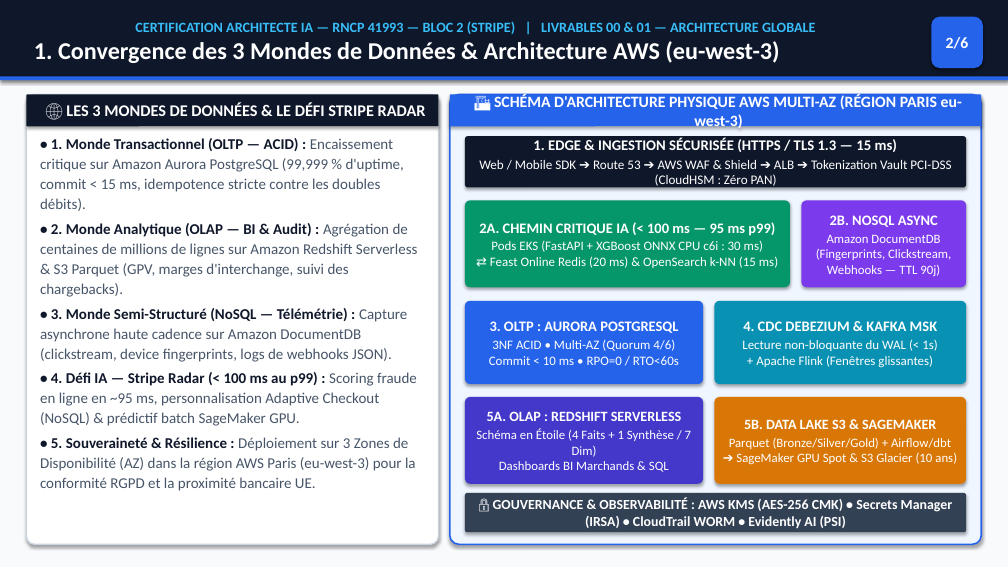
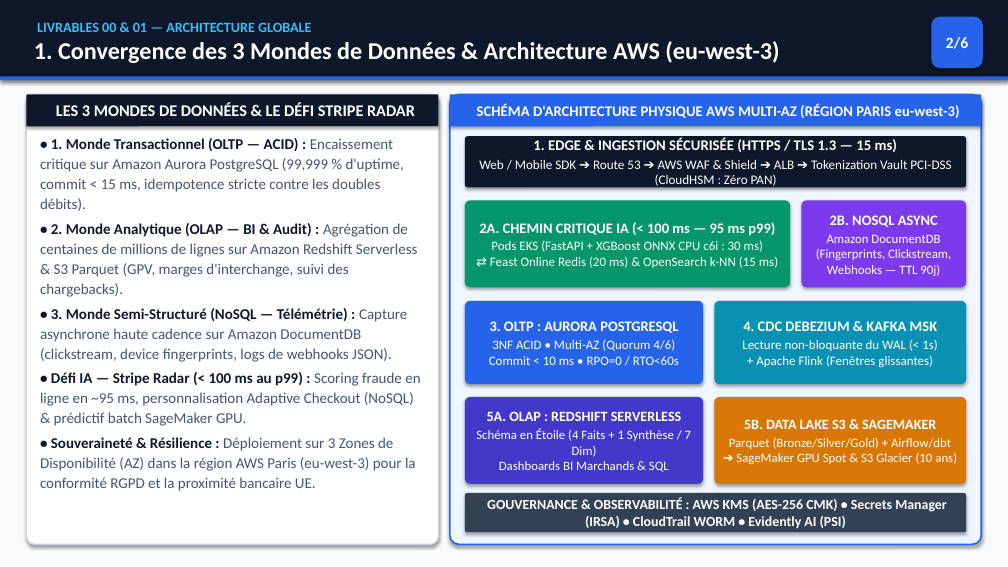
Before and after one commit to Elkristobal59/CERTIFICATION_AIA, a slide deck: slide 2 of 02_BLOC_2_ARCHITECTURE_STRIPE/LIVRABLES/PRESENTATION_STRIPE_BLOC2.pptx. Drawn at 1008x567 pixels with LibreOffice and Linux fonts; fonts in the diff are those of the drawing. Boxes give left, top, right and bottom in pixels: in the first picture for what was removed or moved away, otherwise in the second. Text is boxed around its words. In the diff, an @@ line names an element or a change of style, - is before the commit and + after.

```diff
--- a/02_BLOC_2_ARCHITECTURE_STRIPE/LIVRABLES/PRESENTATION_STRIPE_BLOC2.pptx
+++ b/02_BLOC_2_ARCHITECTURE_STRIPE/LIVRABLES/PRESENTATION_STRIPE_BLOC2.pptx
@@ text in rectangle at [37, 22, 311, 32]: text changed @@
-CERTIFICATION ARCHITECTE IA — RNCP 41993 — BLOC 2 (STRIPE) | LIVRABLES 00 & 01 — ARCHITECTURE GLOBALE
+LIVRABLES 00 & 01 — ARCHITECTURE GLOBALE
@@ text in rounded rectangle at [56, 103, 415, 116]: text changed @@
-🌐 LES 3 MONDES DE DONNÉES & LE DÉFI STRIPE RADAR
+LES 3 MONDES DE DONNÉES & LE DÉFI STRIPE RADAR
@@ text in rounded rectangle at [477, 103, 960, 118]: text changed; size 15 to 14 pt @@
-🏗️ SCHÉMA D'ARCHITECTURE PHYSIQUE AWS MULTI-AZ (RÉGION PARIS eu-west-3)
+SCHÉMA D'ARCHITECTURE PHYSIQUE AWS MULTI-AZ (RÉGION PARIS eu-west-3)
@@ text at [40, 372, 420, 491]: text changed @@
-• 4. Défi IA — Stripe Radar (< 100 ms au p99) : Scoring fraude en ligne en ~95 ms, personnalisation Adaptive Checkout (NoSQL) & prédictif batch SageMaker GPU.
-• 5. Souveraineté & Résilience : Déploiement sur 3 Zones de Disponibilité (AZ) dans la région AWS Paris (eu-west-3) pour la conformité RGPD et la proximité bancaire UE.
+• Défi IA — Stripe Radar (< 100 ms au p99) : Scoring fraude en ligne en ~95 ms, personnalisation Adaptive Checkout (NoSQL) & prédictif batch SageMaker GPU.
+• Souveraineté & Résilience : Déploiement sur 3 Zones de Disponibilité (AZ) dans la région AWS Paris (eu-west-3) pour la conformité RGPD et la proximité bancaire UE.
@@ text in rounded rectangle at [487, 498, 947, 528]: text changed @@
-🔒 GOUVERNANCE & OBSERVABILITÉ : AWS KMS (AES-256 CMK) • Secrets Manager (IRSA) • CloudTrail WORM • Evidently AI (PSI)
+GOUVERNANCE & OBSERVABILITÉ : AWS KMS (AES-256 CMK) • Secrets Manager (IRSA) • CloudTrail WORM • Evidently AI (PSI)
```
Also in this commit, not shown: 5 other slides changed, 1 slide added, 6 other files.
